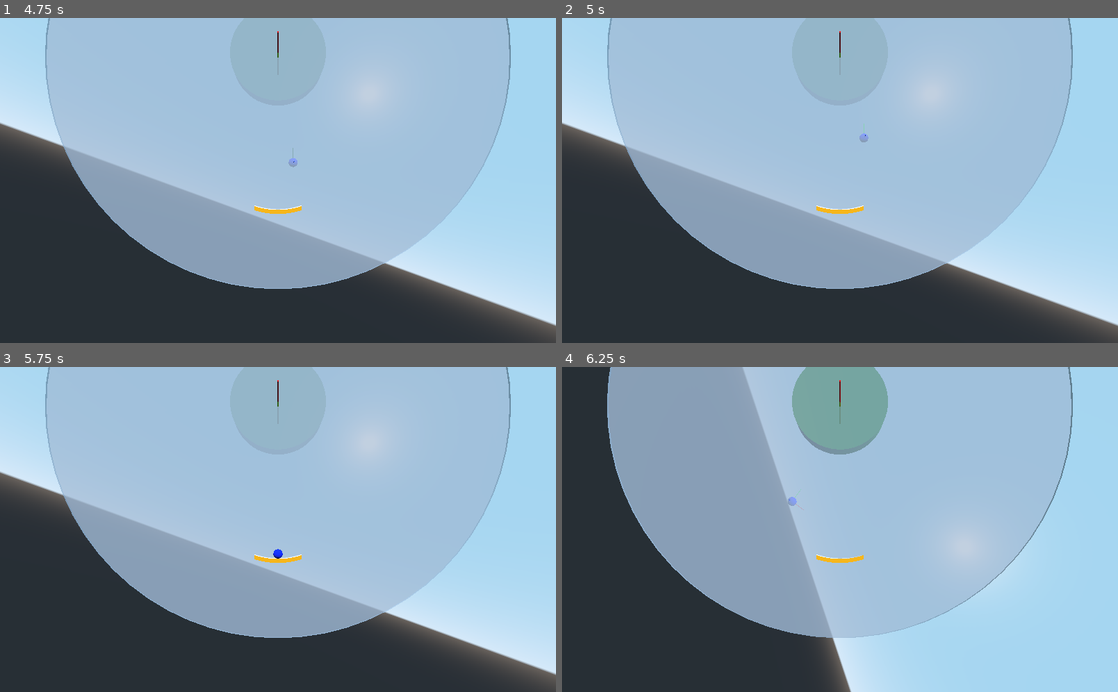
Above: before the commit, frames 1-4 (two rows, left to right).
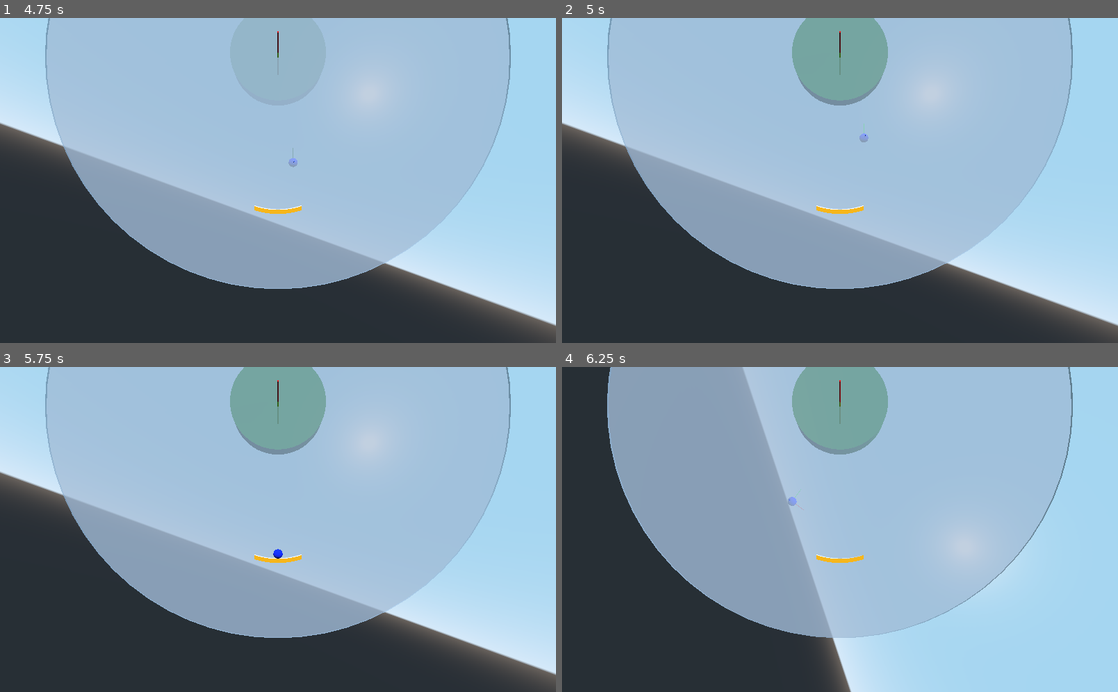
Above: after the commit, the same moments.

Repository: teratron/treaker
Game: Godot game, scene res://src/world/World.tscn
Two runs of this game, one before a commit and one after it. Both use one fixed random seed, a clock stepped at 60 frames per second and the inputs below.
Inputs (mouse positions are in pixels of both pictures, inside the frame that each line leads up to):
- Up to frame 1 (4.75 s): tap Enter at 0.5 s; move the mouse to (305, 180) at 0.52 s; press the mouse at (305, 180) at 0.53 s; hold W (move_forward) from 0.53 s (still down); right-click (305, 180) at 1.25 s; move the mouse to (250, 180) at 1.27 s; release the mouse at (250, 180) at 1.28 s; tap C (toggle_camera) at 1.35, 4.35 s; click (250, 180) at 1.42 s; right-click (250, 180) at 2 s; move the mouse to (289, 174) at 2.02 s; tap Alt (use_ability) at 2.1 s; click (289, 174) at 2.17 s; right-click (289, 174) at 2.75 s; move the mouse to (272, 187) at 2.77 s; tap T at 2.85 s; click (272, 187) at 2.92 s; right-click (272, 187) at 3.5 s; move the mouse to (316, 183) at 3.52 s; press the mouse at (316, 183) at 3.53 s; tap Tab (toggle_debug_menu) at 4.15 s; right-click (316, 183) at 4.25 s; move the mouse to (233, 177) at 4.27 s; release the mouse at (233, 177) at 4.28 s; click (233, 177) at 4.42 s
- Up to frame 2 (5 s): keep holding W (move_forward); tap P (ui_pause) at 4.9 s
- Up to frame 3 (5.75 s): keep holding W (move_forward); move the mouse to (283, 529) at 5.02 s; tap Alt (use_ability) at 5.1 s; click (283, 529) at 5.17 s; right-click (283, 529) at 5.65 s
- Up to frame 4 (6.25 s): move the mouse to (817, 523) at 5.77 s; release W (move_forward) at 5.78 s; hold D (move_right) from 5.78 s (still down); tap T at 5.85 s; click (817, 523) at 5.92 s

Frame 1 is identical in both runs. In frame 2, 3.8% of the frame differs, in the area x 41-59%, y 0-27%; in frame 3, 3.8%; in frame 4, nothing differs.

Commit message:
ActionMachine extends StateMachine

Diff:
--- a/app/src/debug/Debug.tscn
+++ b/app/src/debug/Debug.tscn
@@ -1,10 +1,8 @@
-[gd_scene load_steps=5 format=2]
+[gd_scene load_steps=4 format=2]
 
 [ext_resource path="res://src/debug/CameraFloat.gd" type="Script" id=1]
 [ext_resource path="res://src/debug/Debug.gd" type="Script" id=2]
 [ext_resource path="res://src/debug/ActionDebug.gd" type="Script" id=3]
-
-[sub_resource type="CylinderMesh" id=1]
 
 [node name="Debug" type="Spatial"]
 script = ExtResource( 2 )
@@ -21,8 +19,3 @@
 
 [node name="CameraStatic" type="Camera" parent="." groups=["camera"]]
 transform = Transform( -4.37114e-08, 0, 1, 0, 1, 0, -1, 0, -4.37114e-08, 40, 0, 0 )
-
-[node name="MeshInstance" type="MeshInstance" parent="."]
-visible = false
-mesh = SubResource( 1 )
-material/0 = null
--- a/app/src/player/Ball.gd
+++ b/app/src/player/Ball.gd
@@ -35,7 +35,6 @@
 	mesh.height = value * 2
 	$CollisionShape.shape.radius = value
 	$Area/CollisionShape.shape.radius = value + .2
-	return
 
 
 func pause() -> void:
@@ -45,22 +44,18 @@
 		else:
 			stop()
 			status = PAUSED
-	return
 
 
 func reset() -> void:
 	stop()
 	status = PARKED
-	return
 
 
 func start(direction: Vector3) -> void:
 	velocity = direction.normalized() * speed
 	set_linear_velocity(velocity) #* get_physics_process_delta_time())
 	status = HOVERED
-	return
 
 
 func stop() -> void:
 	set_linear_velocity(Vector3.ZERO)
-	return
